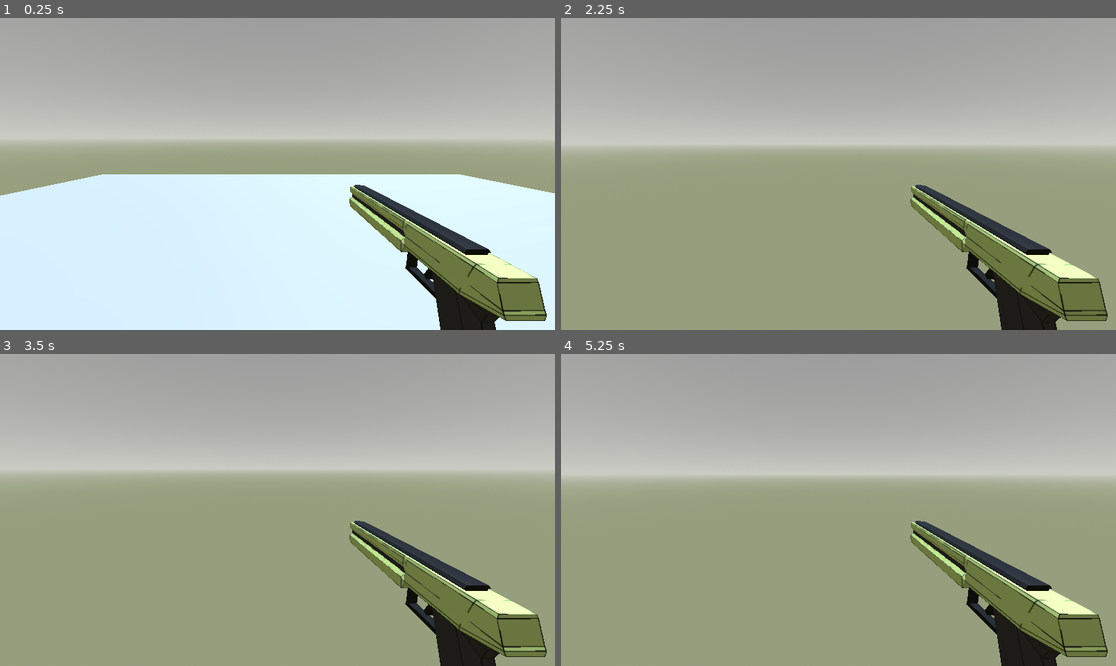
Above: before the commit, frames 1-4 (two rows, left to right).
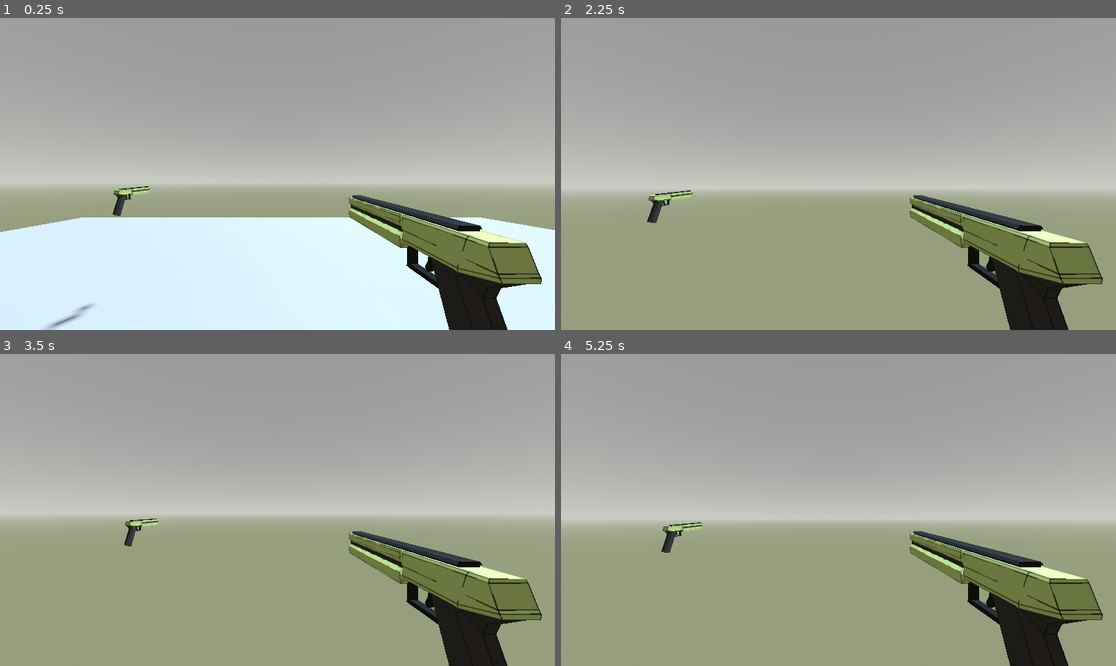
Above: after the commit, the same moments.

Repository: KeefirKeefir/GameJam24
Game: Godot game, scene res://scenes/floor.tscn
The game is run twice, just before and just after one commit, with the same random seed, the same clock (stepped at 60 frames per second) and the same inputs.
Inputs (mouse positions are in pixels of both pictures, inside the frame that each line leads up to):
- Up to frame 1 (0.25 s): no input
- Up to frame 2 (2.25 s): tap Enter at 0.5, 2 s; move the mouse to (866, 174) at 0.52 s; press the mouse at (866, 174) at 0.53 s; hold W (forward) from 0.53 s (still down); tap Space (jump) at 0.77, 1.25, 1.52 s; move the mouse to (810, 174) at 1.27 s; release the mouse at (810, 174) at 1.28 s; click (810, 174) at 1.35 s; move the mouse to (849, 167) at 2.02 s; press the mouse at (849, 167) at 2.03 s
- Up to frame 3 (3.5 s): keep holding W (forward); tap Space (jump) at 2.75, 3.02 s; move the mouse to (271, 516) at 2.77 s; release the mouse at (271, 516) at 2.78 s; click (271, 516) at 2.85 s
- Up to frame 4 (5.25 s): keep holding W (forward); tap Enter at 3.5 s; move the mouse to (877, 513) at 3.52 s; press the mouse at (877, 513) at 3.53 s; tap Space (jump) at 3.77, 4.25, 4.52 s; move the mouse to (794, 506) at 4.27 s; release the mouse at (794, 506) at 4.28 s; click (794, 506) at 4.35 s; move the mouse to (844, 510) at 5.02 s; press the mouse at (844, 510) at 5.03 s

The runs differ from the first frame. In frame 1, 32% of the frame differs, in the area x 0-100%, y 33-100%; in frame 2, 23%; in frame 3, 23%; in frame 4, 23%.

Commit message:
added raycast function to camera3d

Diff:
--- a/project.godot
+++ b/project.godot
@@ -74,6 +74,11 @@
 "events": [Object(InputEventKey,"resource_local_to_scene":false,"resource_name":"","device":-1,"window_id":0,"alt_press …(191 unchanged characters)…
 ]
 }
+shoot={
+"deadzone": 0.5,
+"events": [Object(InputEventMouseButton,"resource_local_to_scene":false,"resource_name":"","device":-1,"window_id":0,"alt_pressed":false,"shift_pressed":false,"ctrl_pressed":false,"meta_pressed":false,"button_mask":1,"position":Vector2(103, 16),"global_position":Vector2(112, 62),"factor":1.0,"button_index":1,"canceled":false,"pressed":true,"double_click":false,"script":null)
+]
+}
 
 [physics]
 
--- /dev/null
+++ b/scenes/camera_raycast.gd
@@ -0,0 +1,31 @@
+extends Camera3D
+
+var rayRange := 2000
+
+func _input(event):
+	if event.is_action_pressed("shoot"):
+		getCameraCollision()
+
+
+func getCameraCollision():
+	var center = get_viewport().get_size()/2
+
+	var rayOrigin = project_ray_origin(center)
+	var rayEnd = rayOrigin + project_ray_normal(center) * rayRange
+
+	var newIntersection = PhysicsRayQueryParameters3D.create(rayOrigin, rayEnd)
+	var intersection = get_world_3d().direct_space_state.intersect_ray(newIntersection)
+
+	if not intersection.is_empty():
+		print(intersection.collider.name)
+	else:
+		print("nothing")
+
+# Called when the node enters the scene tree for the first time.
+func _ready() -> void:
+	pass # Replace with function body.
+
+
+# Called every frame. 'delta' is the elapsed time since the previous frame.
+func _process(delta: float) -> void:
+	pass
--- a/scenes/floor.tscn
+++ b/scenes/floor.tscn
@@ -1,11 +1,6 @@
-[gd_scene load_steps=6 format=3 uid="uid://7gjhg8avnvpg"]
+[gd_scene load_steps=5 format=3 uid="uid://7gjhg8avnvpg"]
 
 [ext_resource type="PackedScene" uid="uid://ddn3gi1k5ock8" path="res://scenes/player.tscn" id="1_y876f"]
-
-[sub_resource type="NavigationMesh" id="NavigationMesh_ksqsi"]
-vertices = PackedVector3Array(-9.5, 2.5, -9.5, -9.5, 2.5, 9.5, 9.5, 2.5, 9.5, 9.5, 2.5, -9.5)
-polygons = [PackedInt32Array(3, 2, 0), PackedInt32Array(0, 2, 1)]
-cell_height = 1.0
 
 [sub_resource type="ProceduralSkyMaterial" id="ProceduralSkyMaterial_djow7"]
 sky_top_color = Color(0.6, 0.6, 0.6, 1)
@@ -20,12 +15,6 @@
 background_mode = 2
 sky = SubResource("Sky_87mim")
 glow_enabled = true
-
-[sub_resource type="BoxShape3D" id="BoxShape3D_secuh"]
-size = Vector3(1000, 1, 1000)
-
-[sub_resource type="BoxMesh" id="BoxMesh_8i8i8"]
-size = Vector3(1000, 1, 20)
 
 [node name="StaticBody3D" type="StaticBody3D"]
 transform = Transform3D(1, 0, 0, 0, 1, 0, 0, 0, 1, 0, -0.5, 0)
@@ -45,3 +34,6 @@
 size = Vector3(20, 1, 20)
 
 [node name="Player" parent="." instance=ExtResource("1_y876f")]
+
+[node name="Player2" parent="." instance=ExtResource("1_y876f")]
+transform = Transform3D(1, 0, 0, 0, 1, 0, 0, 0, 1, -2.91195, 0.5, -2.35012)
--- a/scenes/player.tscn
+++ b/scenes/player.tscn
@@ -1,7 +1,8 @@
-[gd_scene load_steps=7 format=3 uid="uid://ddn3gi1k5ock8"]
+[gd_scene load_steps=8 format=3 uid="uid://ddn3gi1k5ock8"]
 
 [ext_resource type="Script" path="res://scripts/player.gd" id="1_wxbg3"]
 [ext_resource type="Script" path="res://scripts/camera_control.gd" id="2_bbeqo"]
+[ext_resource type="Script" path="res://scenes/camera_raycast.gd" id="4_nuu8l"]
 [ext_resource type="Script" path="res://scripts/movement.gd" id="4_vms48"]
 [ext_resource type="PackedScene" uid="uid://bkwu42a4cxmea" path="res://scenes/gunstetstscn.tscn" id="5_pesc3"]
 
@@ -27,11 +28,12 @@
 [node name="CameraController" type="Node3D" parent="TwistPivot/PitchPivot"]
 
 [node name="Camera3D" type="Camera3D" parent="TwistPivot/PitchPivot/CameraController"]
-transform = Transform3D(1, 0, 0, 0, 0.984808, 0.173648, 0, -0.173648, 0.984808, 0, 2, 1)
+transform = Transform3D(1, 0, 0, 0, 0.999091, -0.0426257, 0, 0.0426257, 0.999091, 0, 1.74706, 0.0926163)
+script = ExtResource("4_nuu8l")
 
 [node name="MeshInstance3D" type="MeshInstance3D" parent="TwistPivot/PitchPivot/CameraController/Camera3D"]
 mesh = SubResource("PlaceholderMesh_1b80v")
 
 [node name="MeshInstance3D2" parent="TwistPivot/PitchPivot/CameraController/Camera3D/MeshInstance3D" instance=ExtResource("5_pesc3")]
-transform = Transform3D(-2.18557e-09, 0, 0.05, 0.00809397, 0.0493405, 3.53799e-10, -0.0493405, 0.00809397, -2.15674e-09, 0.411226, -0.244954, -0.693282)
+transform = Transform3D(-2.18557e-09, 0, 0.05, 0, 0.05, 0, -0.05, 0, -2.18557e-09, 0.411226, -0.244954, -0.693282)
 skeleton = NodePath("../..")
--- a/scripts/player.gd
+++ b/scripts/player.gd
@@ -26,3 +26,7 @@
 
 func get_input():
 	return Input.get_vector("left", "right", "forward", "back")
+
+
+# Maximum distance for the hitscan
+var max_distance = 1000.0
